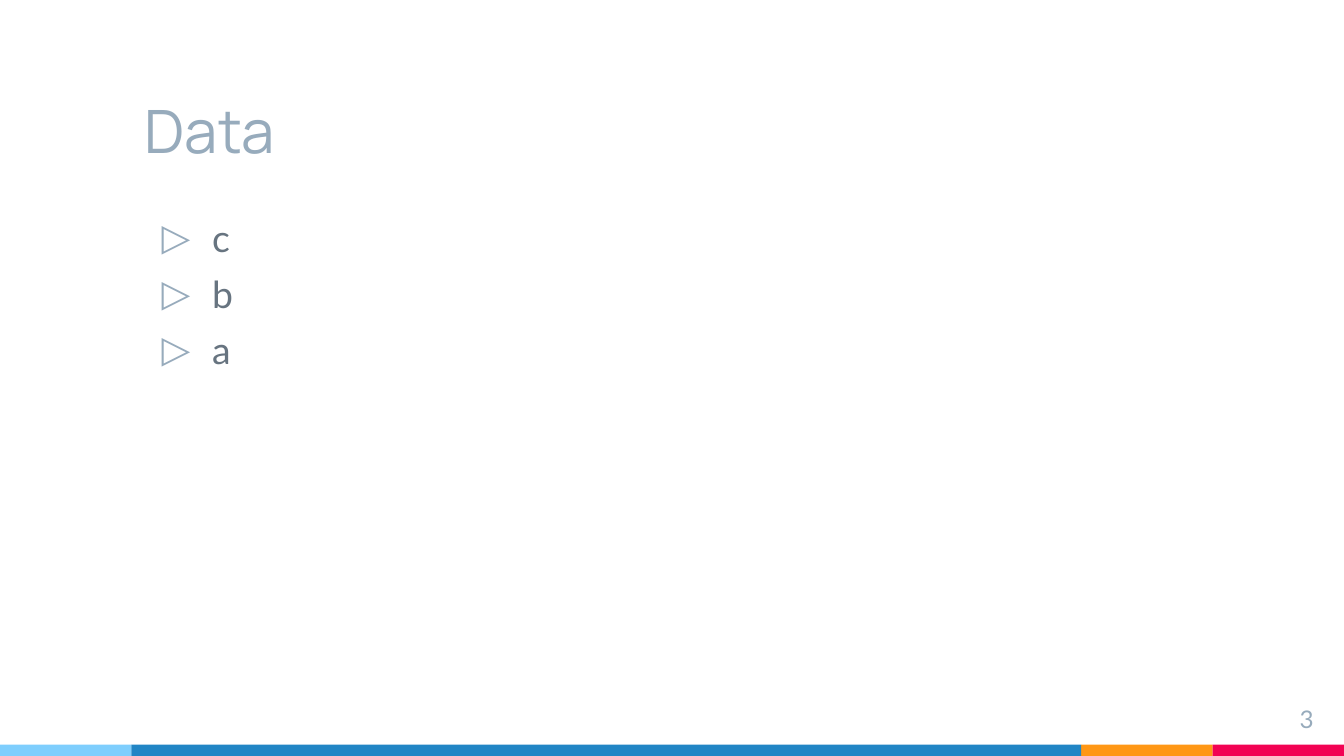
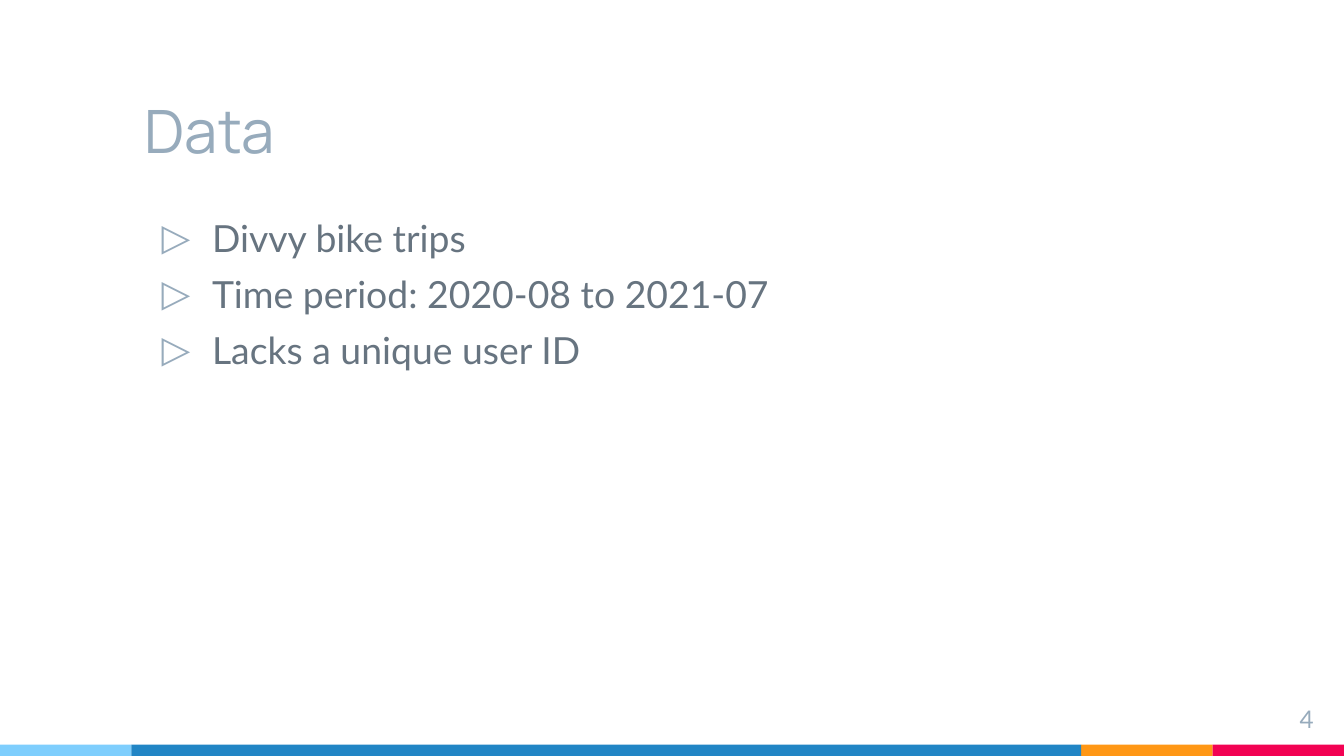
Before and after one commit to da-veed/bike_sharing_data_analysis, a slide deck: slide 4 of Presentation/Bike_sharing_Data_analysis.pptx (slide 3 before the commit). Drawn at 1344x756 pixels with LibreOffice and Linux fonts; fonts in the diff are those of the drawing. Boxes give left, top, right and bottom in pixels: in the first picture for what was removed or moved away, otherwise in the second. Text is boxed around its words. In the diff, an @@ line names an element or a change of style, - is before the commit and + after.

```diff
--- a/Presentation/Bike_sharing_Data_analysis.pptx
+++ b/Presentation/Bike_sharing_Data_analysis.pptx
@@ text at <box>212,224,769,371</box>: text changed @@
-▷ c
-▷ b
-▷ a
+▷ Divvy bike trips
+▷ Time period: 2020-08 to 2021-07
+▷ Lacks a unique user ID
@@ page number at <box>1300,710,1314,728</box>: text changed @@
-3
+4
```
Also in this commit, not shown: 4 other slides changed, 9 slides added, 1 slide removed.
